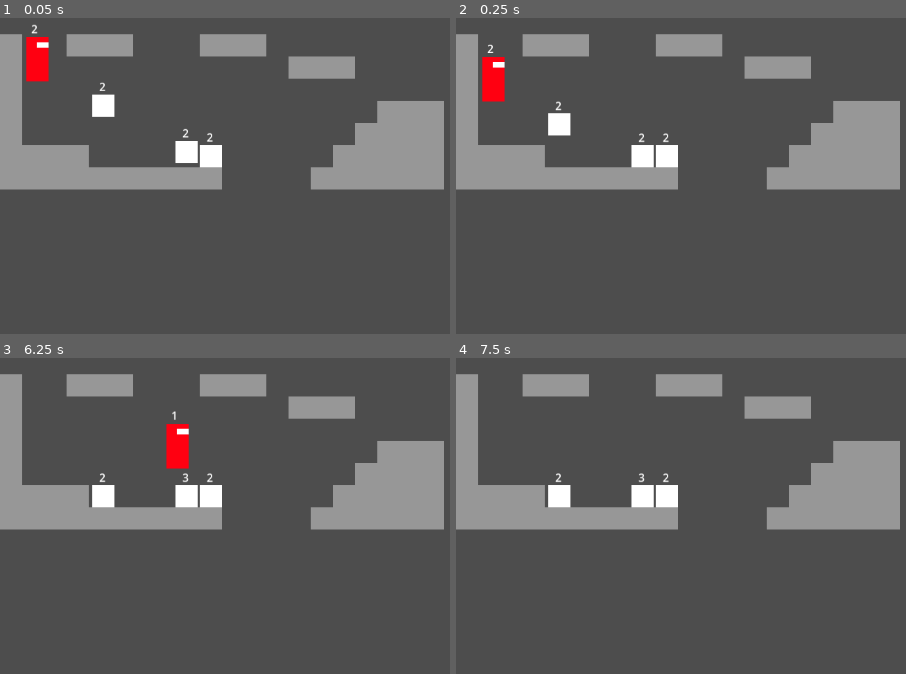
Above: before the commit, frames 1-4 (two rows, left to right).
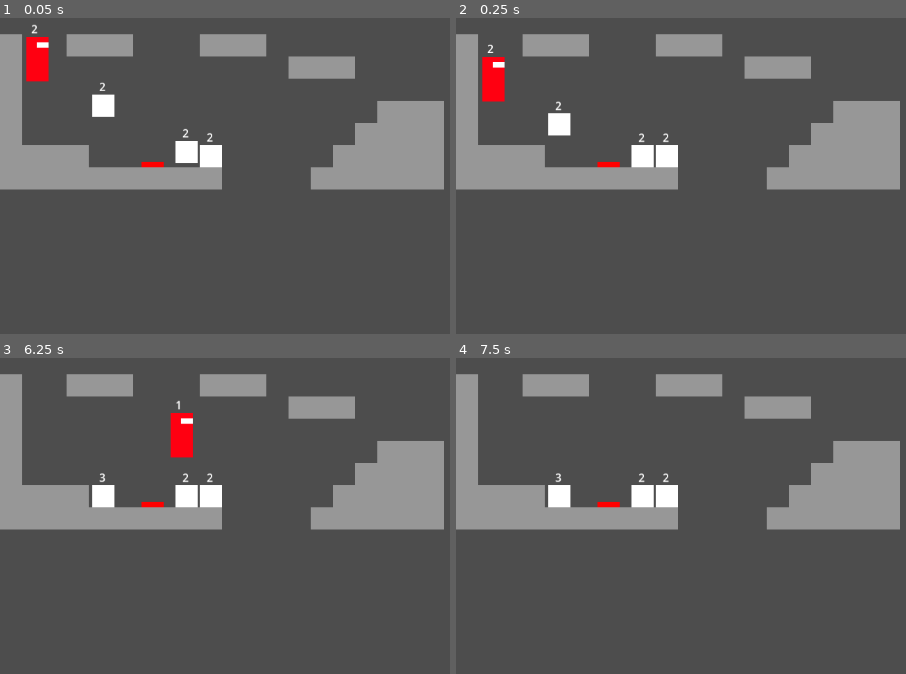
Above: after the commit, the same moments.

Repository: Flerffy/counterweight
Game: Godot game, scene res://Scenes/Rooms/test_room.tscn
Two runs of this game, one before a commit and one after it. Both use one fixed random seed, a clock stepped at 60 frames per second and the inputs below.
Inputs:
- Up to frame 1 (0.05 s): no input
- Up to frame 2 (0.25 s): no input
- Up to frame 3 (6.25 s): hold D (move_right) 0.53-2.03 s; tap Space (jump) at 0.6, 0.77, 1.07, 1.52, 1.55, 1.82, 2.3, 3.02, 3.05, 3.32, 3.77, 3.8, 4.07, 4.35, 4.52, 4.82, 5.3, 6.02, 6.05 s; tap Q (give_weight, bound only after the commit) at 1.35 s; hold J (give_weight, bound only before the commit) 2.03-2.78 s; hold A (move_left) 2.03-4.28 s; tap E (take_weight, bound only after the commit) at 2.85 s; hold K (take_weight, bound only before the commit) 3.53-4.28 s; hold D (move_right) from 4.28 s (still down); hold Q (give_weight, bound only after the commit) 5.03-5.78 s; tap Enter at 5.75 s; tap J (give_weight, bound only before the commit) at 5.85 s
- Up to frame 4 (7.5 s): keep holding D (move_right); tap Space (jump) at 6.32, 6.77, 6.8, 7.07 s; hold E (take_weight, bound only after the commit) 6.53-7.28 s; tap K (take_weight, bound only before the commit) at 7.35 s

The runs differ from the first frame. In frame 1, 0.1% of the frame differs, in the area x 31-37%, y 45-48%; in frame 2, 0.1%; in frame 3, 0.8%, in the area x 22-43%, y 13-48%; in frame 4, 0.1%.

Commit message:
Implement weighted pressure plate

Diff:
--- /dev/null
+++ b/Scenes/Devices/pressure_plate.tscn
@@ -0,0 +1,18 @@
+[gd_scene format=3 uid="uid://ljlbaemway0v"]
+
+[ext_resource type="Script" uid="uid://c01ql80nytdan" path="res://Scripts/Devices/pressure_plate.gd" id="1_lgxwx"]
+
+[sub_resource type="RectangleShape2D" id="RectangleShape2D_egw3n"]
+size = Vector2(32, 8)
+
+[node name="PressurePlate" type="Area2D" unique_id=661396415]
+collision_layer = 0
+script = ExtResource("1_lgxwx")
+
+[node name="Polygon2D" type="Polygon2D" parent="." unique_id=1817907861]
+color = Color(1, 0, 0, 1)
+polygon = PackedVector2Array(-16, -8, 16, -8, 16, 0, -16, 0)
+
+[node name="CollisionShape2D" type="CollisionShape2D" parent="." unique_id=866506866]
+position = Vector2(0, -4)
+shape = SubResource("RectangleShape2D_egw3n")
--- a/Scenes/Rooms/test_room.tscn
+++ b/Scenes/Rooms/test_room.tscn
@@ -5,6 +5,7 @@
 [ext_resource type="TileSet" uid="uid://bm4cl6ff74w4s" path="res://Assets/Tilesets/pa-tileset.tres" id="2_ln0w4"]
 [ext_resource type="PackedScene" uid="uid://b0ac51tn0vb2k" path="res://Scenes/Objects/weight_block.tscn" id="3_8k5sq"]
 [ext_resource type="Script" uid="uid://bflvnycpr1oyi" path="res://Scripts/Systems/balance_controller.gd" id="5_c42wt"]
+[ext_resource type="PackedScene" uid="uid://ljlbaemway0v" path="res://Scenes/Devices/pressure_plate.tscn" id="6_wrd0h"]
 
 [node name="TestRoom" type="Node2D" unique_id=12350813]
 script = ExtResource("1_c42wt")
@@ -31,3 +32,6 @@
 [node name="WeightBlock3" parent="." unique_id=1494540761 instance=ExtResource("3_8k5sq")]
 position = Vector2(269, 282)
 freeze = false
+
+[node name="PressurePlate" parent="." unique_id=661396415 instance=ExtResource("6_wrd0h")]
+position = Vector2(220, 305)
--- /dev/null
+++ b/Scripts/Devices/pressure_plate.gd
@@ -0,0 +1,132 @@
+
+extends Area2D
+class_name PressurePlate
+
+# =============================================================================
+# PRESSURE PLATE
+# =============================================================================
+# Activates when the combined weight of overlapping objects
+# reaches a configurable threshold.
+#
+# Responsibilities:
+#   - Detect weighted bodies standing on the plate.
+#   - Track their combined weight.
+#   - React immediately to weight changes.
+#   - Notify connected devices when activation changes.
+#
+# Dependencies:
+#   - WeightComponent on detected physics bodies.
+#   - Collision mask configured to detect weighted bodies.
+#   - Polygon2D child for temporary visual feedback.
+# =============================================================================
+
+
+# -----------------------------------------------------------------------------
+# SIGNALS
+# -----------------------------------------------------------------------------
+signal activation_changed(active: bool)
+
+
+# -----------------------------------------------------------------------------
+# CONFIGURATION
+# -----------------------------------------------------------------------------
+@export_range(1, 12) var required_weight: int = 3 ## Minimum combined weight needed to activate.
+
+@export var inactive_color: Color = Color.RED ## Color when inactive.
+@export var active_color: Color = Color.GREEN ## Color when activated.
+
+
+# -----------------------------------------------------------------------------
+# NODE REFERENCES
+# -----------------------------------------------------------------------------
+@onready var plate_visual: Polygon2D = $Polygon2D
+
+
+# -----------------------------------------------------------------------------
+# STATE
+# -----------------------------------------------------------------------------
+var is_active: bool = false
+
+# Associates each detected physics body with its WeightComponent.
+var tracked_bodies: Dictionary = {}
+
+
+# -----------------------------------------------------------------------------
+# INITIALIZATION
+# -----------------------------------------------------------------------------
+func _ready() -> void:
+    body_entered.connect(_on_body_entered)
+    body_exited.connect(_on_body_exited)
+
+    _update_visual()
+
+
+# -----------------------------------------------------------------------------
+# BODY DETECTION
+# -----------------------------------------------------------------------------
+func _on_body_entered(body: Node2D) -> void:
+    var component: WeightComponent = body.get_node_or_null(
+        "WeightComponent"
+    ) as WeightComponent
+
+    if component == null or tracked_bodies.has(body):
+        return
+
+    tracked_bodies[body] = component
+
+    # Listen for transfers while the body remains on the plate.
+    component.weight_changed.connect(_on_weight_changed)
+
+    _recalculate_weight()
+
+
+func _on_body_exited(body: Node2D) -> void:
+    if not tracked_bodies.has(body):
+        return
+
+    var component: WeightComponent = tracked_bodies[body]
+    tracked_bodies.erase(body)
+
+    if is_instance_valid(component):
+        if component.weight_changed.is_connected(_on_weight_changed):
+            component.weight_changed.disconnect(_on_weight_changed)
+
+    _recalculate_weight()
+
+
+# -----------------------------------------------------------------------------
+# WEIGHT MANAGEMENT
+# -----------------------------------------------------------------------------
+func _on_weight_changed(_old_weight: int, _new_weight: int) -> void:
+    _recalculate_weight()
+
+
+## Recalculates the combined weight and updates activation.
+func _recalculate_weight() -> void:
+    var total_weight: int = 0
+
+    for body: Node2D in tracked_bodies:
+        var component: WeightComponent = tracked_bodies[body]
+
+        if is_instance_valid(component):
+            total_weight += component.current_weight
+
+    var should_activate: bool = total_weight >= required_weight
+
+    # Only notify listeners when the activation state changes.
+    if should_activate == is_active:
+        return
+
+    is_active = should_activate
+
+    _update_visual()
+    activation_changed.emit(is_active)
+
+    print("Pressure Plate Active: ", is_active)
+
+
+# -----------------------------------------------------------------------------
+# VISUAL FEEDBACK
+# -----------------------------------------------------------------------------
+func _update_visual() -> void:
+    plate_visual.color = active_color if is_active else inactive_color
--- a/Scripts/Player/player.gd
+++ b/Scripts/Player/player.gd
@@ -4,31 +4,37 @@
 # =============================================================================
 # PLAYER CONTROLLER
 # =============================================================================
-# Handles basic 2D platforming movement.
+# Handles 2D platforming movement and weight-dependent jumping.
 #
 # Responsibilities:
-#   - Horizontal movement using player input.
-#   - Gravity while airborne.
-#   - Jumping while grounded.
+#   - Horizontal player movement.
+#   - Gravity and grounded jumping.
+#   - Adjust jump strength based on player weight.
 #   - Collision-aware movement.
 #
 # Dependencies:
 #   - Input actions: move_left, move_right, jump.
-#   - A CollisionShape2D child for physical collision.
-#
-# This controller currently uses fixed movement values.
-# Weight-dependent movement will be integrated later.
+#   - CollisionShape2D child.
+#   - WeightComponent child.
 # =============================================================================
 
 
 # -----------------------------------------------------------------------------
 # MOVEMENT CONFIGURATION
 # -----------------------------------------------------------------------------
-@export var move_speed: float = 180.0 ## Horizontal movement speed in pixels per second
+@export var move_speed: float = 180.0 ## Horizontal speed in pixels per second.
+@export var gravity: float = 900.0 ## Downward acceleration.
 
-@export var jump_speed: float = 350.0 ## Initial upward velocity applied when jumping.
+@export_group("Jump Strength")
+@export var light_jump_speed: float = 420.0 ## Jump velocity at weight 1.
+@export var normal_jump_speed: float = 350.0 ## Jump velocity at weight 2.
+@export var heavy_jump_speed: float = 270.0 ## Jump velocity at weight 3.
 
-@export var gravity: float = 900.0 ## Downward acceleration in pixels per second squared.
+
+# -----------------------------------------------------------------------------
+# NODE REFERENCES
+# -----------------------------------------------------------------------------
+@onready var weight_component: WeightComponent = $WeightComponent
 
 
 # -----------------------------------------------------------------------------
@@ -36,17 +42,37 @@
 # -----------------------------------------------------------------------------
 func _physics_process(delta: float) -> void:
 
-    if not is_on_floor(): ## Apply gravity only while airborne.
+    if not is_on_floor():
         velocity.y += gravity * delta
 
-    if is_on_floor() and Input.is_action_just_pressed("jump"): ## Simple floor-check
-        velocity.y = -jump_speed ## Isn't it werid that up is NEGATIVE Y in godot? :P
+    if is_on_floor() and Input.is_action_just_pressed("jump"):
+        # Negative Y is upward in Godot.
+        velocity.y = -_get_jump_speed()
 
-    var direction: float = Input.get_axis( ## Get horizontal input axis from -1 to 1.
+    var direction: float = Input.get_axis(
         "move_left",
         "move_right"
     )
 
     velocity.x = direction * move_speed
 
-    move_and_slide() ## Apply velocity while resolving collisions against the world.
+    move_and_slide()
+
+
+# -----------------------------------------------------------------------------
+# WEIGHT-DEPENDENT MOVEMENT
+# -----------------------------------------------------------------------------
+
+## Returns the jump velocity corresponding to the player's weight.
+## Weight is sampled when jumping, so midair transfers do not
+## retroactively change the jump's initial velocity.
+func _get_jump_speed() -> float:
+    match weight_component.current_weight:
+        1:
+            return light_jump_speed
+        2:
+            return normal_jump_speed
+        3:
+            return heavy_jump_speed
+
+    return normal_jump_speed
--- a/project.godot
+++ b/project.godot
@@ -36,12 +36,12 @@
 }
 give_weight={
 "deadzone": 0.2,
-"events": [Object(InputEventKey,"resource_local_to_scene":fa …(140 unchanged characters)… d":false,"keycode":0,"physical_keycode":74,"key_label":0,"unicode":106,"location":0,"echo":false,"script":null)
+"events": [Object(InputEventKey,"resource_local_to_scene":fa …(140 unchanged characters)… d":false,"keycode":0,"physical_keycode":81,"key_label":0,"unicode":113,"location":0,"echo":false,"script":null)
 ]
 }
 take_weight={
 "deadzone": 0.2,
-"events": [Object(InputEventKey,"resource_local_to_scene":fa …(140 unchanged characters)… d":false,"keycode":0,"physical_keycode":75,"key_label":0,"unicode":107,"location":0,"echo":false,"script":null)
+"events": [Object(InputEventKey,"resource_local_to_scene":fa …(140 unchanged characters)… d":false,"keycode":0,"physical_keycode":69,"key_label":0,"unicode":101,"location":0,"echo":false,"script":null)
 ]
 }
 
Not shown, added: Scripts/Devices/pressure_plate.gd.uid
